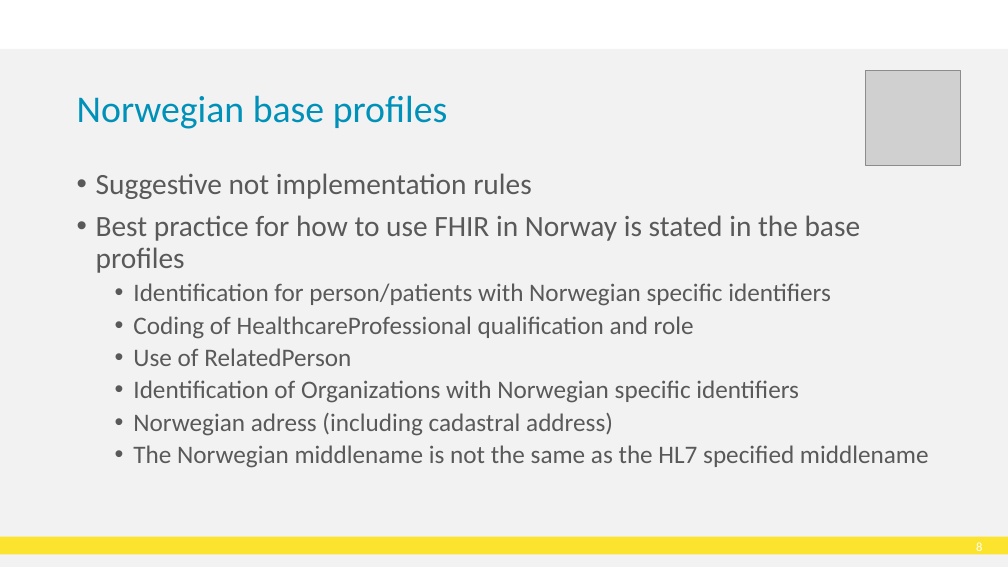
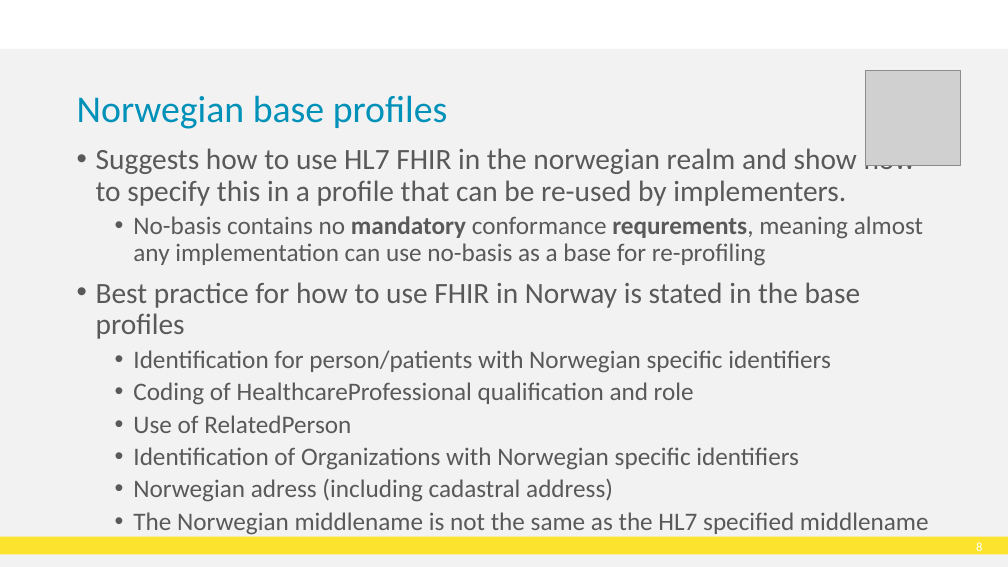
Before and after one commit to HL7Norway/best-practice, a slide deck: slide 9 of docs/presentasjoner/DD23_CT_230508_Thomas_Tveit_Rosenlund_FHIR-in-Norway.pptx. Drawn at 1008x567 pixels with LibreOffice and Linux fonts; fonts in the diff are those of the drawing; grey boxes stand for pictures; background and template pictures are left out. Boxes give left, top, right and bottom in pixels: in the first picture for what was removed or moved away, otherwise in the second. Text is boxed around its words. In the diff, an @@ line names an element or a change of style, - is before the commit and + after.

```diff
--- a/docs/presentasjoner/DD23_CT_230508_Thomas_Tveit_Rosenlund_FHIR-in-Norway.pptx
+++ b/docs/presentasjoner/DD23_CT_230508_Thomas_Tveit_Rosenlund_FHIR-in-Norway.pptx
@@ text "Suggests how to use HL7 ...": place and size @@
-text "Suggests how to use HL7 ..." at box(96, 173, 929, 468)
+text "Suggests how to use HL7 ..." at box(96, 144, 929, 535)
@@ text at box(96, 144, 923, 266): text changed; size 28 to 24 pt @@
-• Suggestive not implementation rules
+• Suggests how to use HL7 FHIR in the norwegian realm and show how to specify this in a profile that can be re-used by implementers.
+  • No-basis contains no mandatory conformance requrements, meaning almost any implementation can use no-basis as a base for re-profiling
```
Also in this commit, not shown: 5 other slides changed, 1 slide added.
